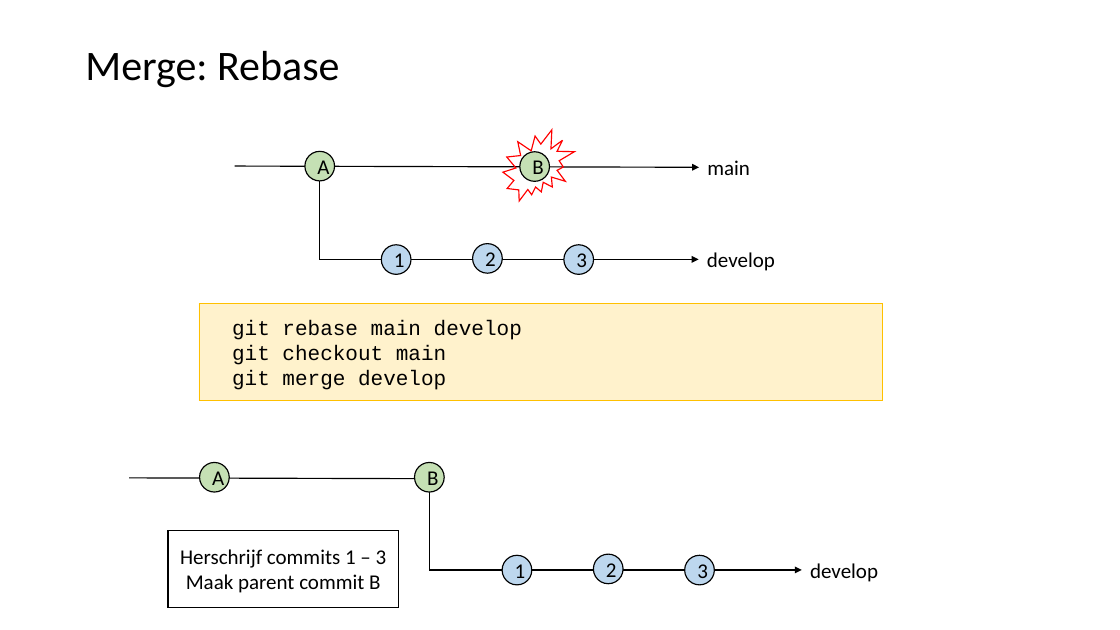
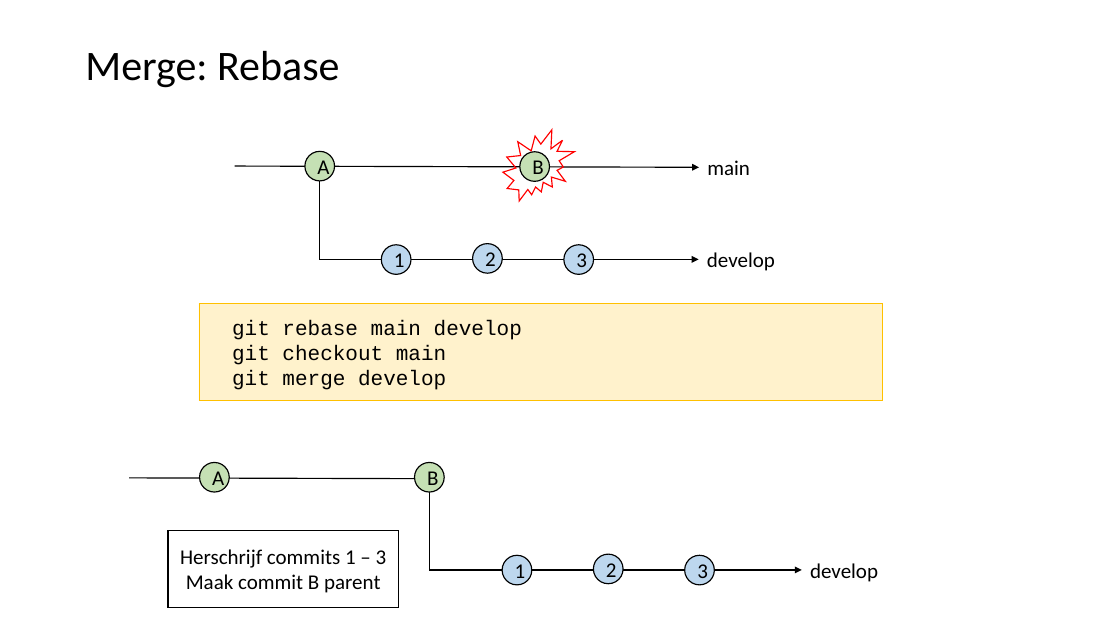
Before and after one commit to LFKoning/knowledge-sharing, a slide deck: slide 54 of git_course/1_basics/git_basic.pptx. Drawn at 1120x630 pixels with LibreOffice and Linux fonts; fonts in the diff are those of the drawing. Boxes give left, top, right and bottom in pixels: in the first picture for what was removed or moved away, otherwise in the second. Text is boxed around its words. In the diff, an @@ line names an element or a change of style, - is before the commit and + after.

```diff
--- a/git_course/1_basics/git_basic.pptx
+++ b/git_course/1_basics/git_basic.pptx
@@ text in rectangle at box(186, 574, 380, 593): text changed @@
-Maak parent commit B
+Maak commit B parent
```
Also in this commit, not shown: 32 other slides changed, 1 other file.
